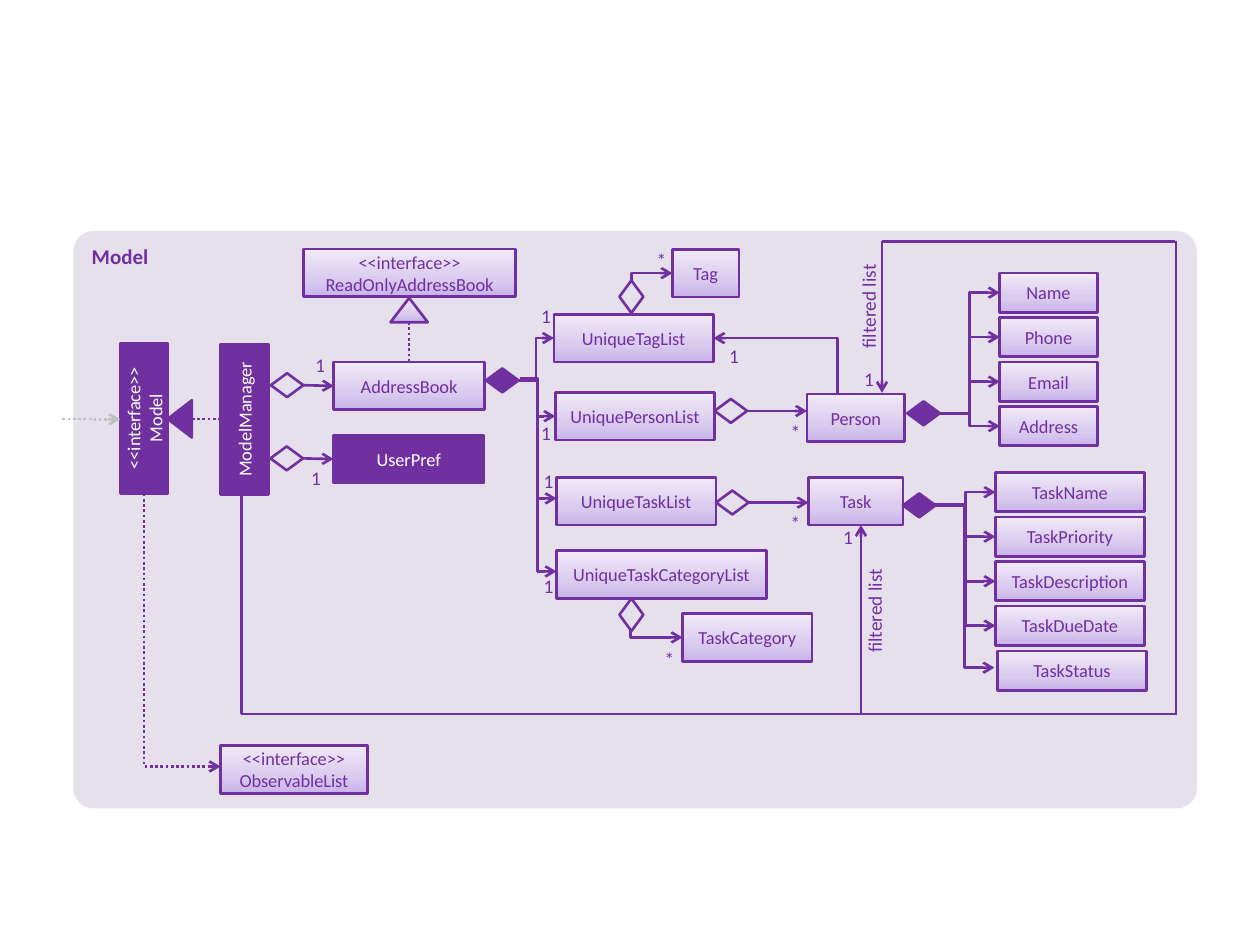
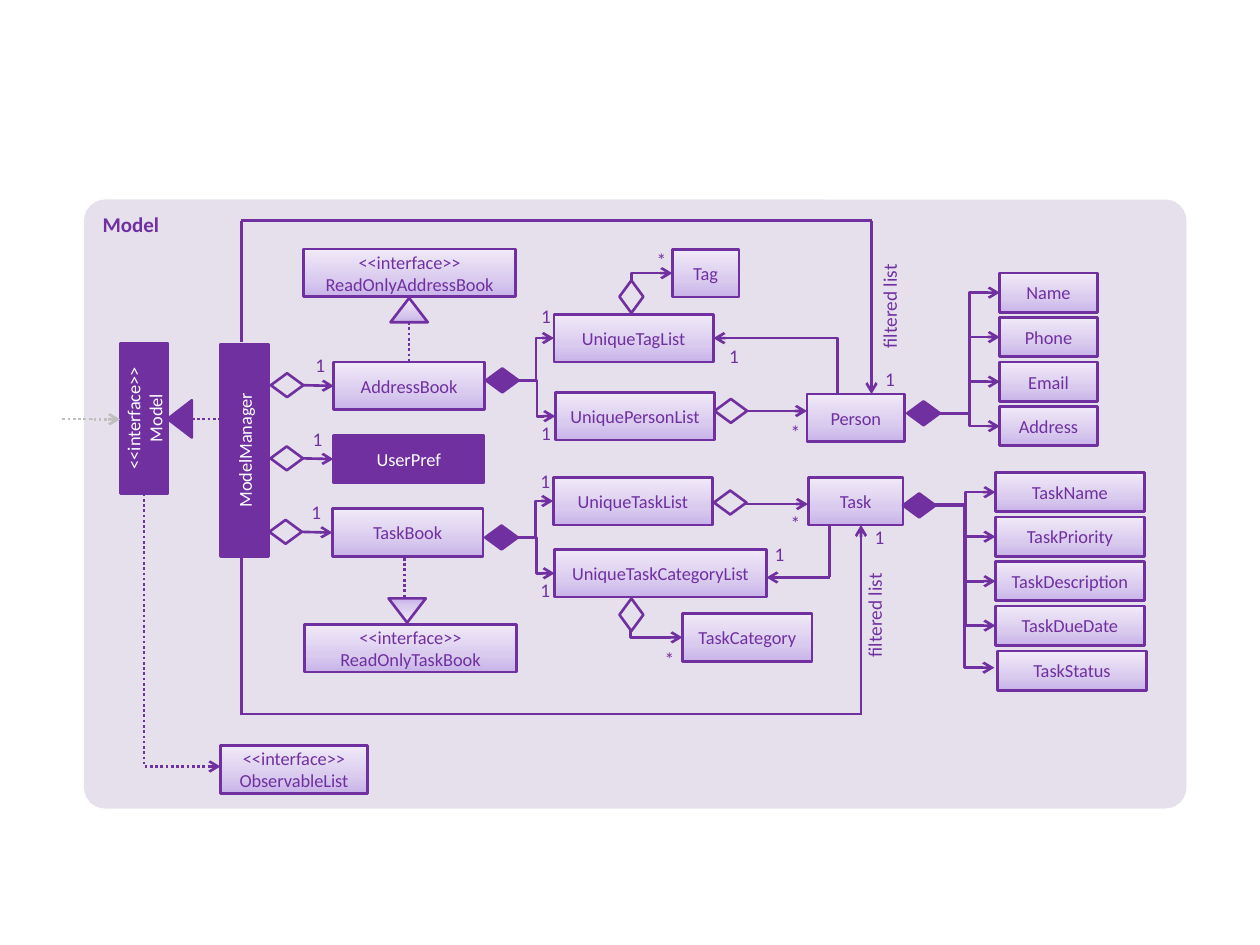
Before and after one commit to x3tsunayh/main, a slide deck: slide 1 of docs/diagrams/ModelComponentClassDiagram.pptx. Drawn at 1260x945 pixels with LibreOffice and Linux fonts; fonts in the diff are those of the drawing. Boxes give left, top, right and bottom in pixels: in the first picture for what was removed or moved away, otherwise in the second. Text is boxed around its words. In the diff, an @@ line names an element or a change of style, - is before the commit and + after.

```diff
--- a/docs/diagrams/ModelComponentClassDiagram.pptx
+++ b/docs/diagrams/ModelComponentClassDiagram.pptx
@@ rounded rectangle "Model": place and size @@
-rounded rectangle "Model" at (73, 231, 1197, 808)
+rounded rectangle "Model" at (84, 199, 1187, 808)
@@ line moved from (242, 714) - (1177, 714) to (242, 220) - (872, 220) @@
@@ line added from (242, 220) to (242, 341), #7030A0 1.5 pt @@
@@ arrow moved from (882, 242) - (882, 393) to (872, 220) - (872, 394) @@
@@ text "filtered list": place and size @@
-text "filtered list" at (858, 266, 881, 348)
+text "filtered list" at (879, 266, 902, 348)
@@ line removed from (882, 242) to (1174, 242) @@
@@ line removed from (1176, 242) to (1176, 713) @@
@@ rectangle "ModelManager": place and size @@
-rectangle "ModelManager" at (220, 344, 268, 495)
+rectangle "ModelManager" at (221, 343, 269, 556)
@@ text "1": place and size @@
-text "1" at (864, 373, 874, 386)
+text "1" at (885, 373, 895, 386)
@@ text "1": place and size @@
-text "1" at (311, 472, 321, 485)
+text "1" at (313, 433, 323, 446)
@@ text "1" rewrapped from (544, 475, 554, 493) to (540, 475, 550, 488) @@
@@ rectangle "UniqueTaskList": place and size @@
-rectangle "UniqueTaskList" at (557, 478, 717, 525)
+rectangle "UniqueTaskList" at (553, 478, 713, 525)
@@ text added at (311, 506, 321, 519), 11 pt, text #7030A0 @@
+1
@@ rectangle added at (333, 509, 484, 557), fill gradient #C9B5E8 to #D8CBEE to #F0EAF9, outline #7030A0 1.5 pt, 10.5 pt, text #7030A0 @@
+TaskBook
@@ elbow arrow moved from (520, 378) - (557, 572) to (518, 538) - (553, 501) @@
@@ elbow arrow (746, 504) - (808, 504): route changed @@
@@ diamond added at (270, 520, 302, 544), outline #7030A0 1.5 pt @@
@@ arrow added from (302, 532) to (333, 533), #7030A0 1.5 pt @@
@@ diamond added at (485, 525, 518, 549), fill #7030A0, outline #7030A0 1.5 pt @@
@@ elbow arrow moved from (520, 379) - (557, 499) to (518, 538) - (554, 573) @@
@@ line added from (829, 525) to (829, 577), #7030A0 1.5 pt @@
@@ text "1": place and size @@
-text "1" at (843, 531, 853, 544)
+text "1" at (875, 531, 885, 544)
@@ line moved from (242, 494) - (242, 714) to (242, 557) - (242, 716) @@
@@ elbow line added from (404, 558) to (404, 598), #7030A0 1.5 pt dashed @@
@@ text added at (775, 548, 785, 561), 11 pt, text #7030A0 @@
+1
@@ text "filtered list": place and size @@
-text "filtered list" at (864, 571, 887, 652)
+text "filtered list" at (864, 576, 887, 657)
@@ triangle added at (388, 598, 426, 622), fill gradient #C9B5E8 to #D8CBEE to #F0EAF9, outline #7030A0 1.5 pt @@
@@ text "1": place and size @@
-text "1" at (544, 577, 554, 593)
+text "1" at (540, 584, 550, 597)
@@ arrow added from (830, 577) to (766, 577), #7030A0 1.5 pt @@
@@ rectangle added at (305, 624, 517, 672), fill gradient #C9B5E8 to #D8CBEE to #F0EAF9, outline #7030A0 1.5 pt, 10.5 pt, text #7030A0 @@
+<<interface>>
+ReadOnlyTaskBook
```
Also in this commit, not shown: 12 other files.
